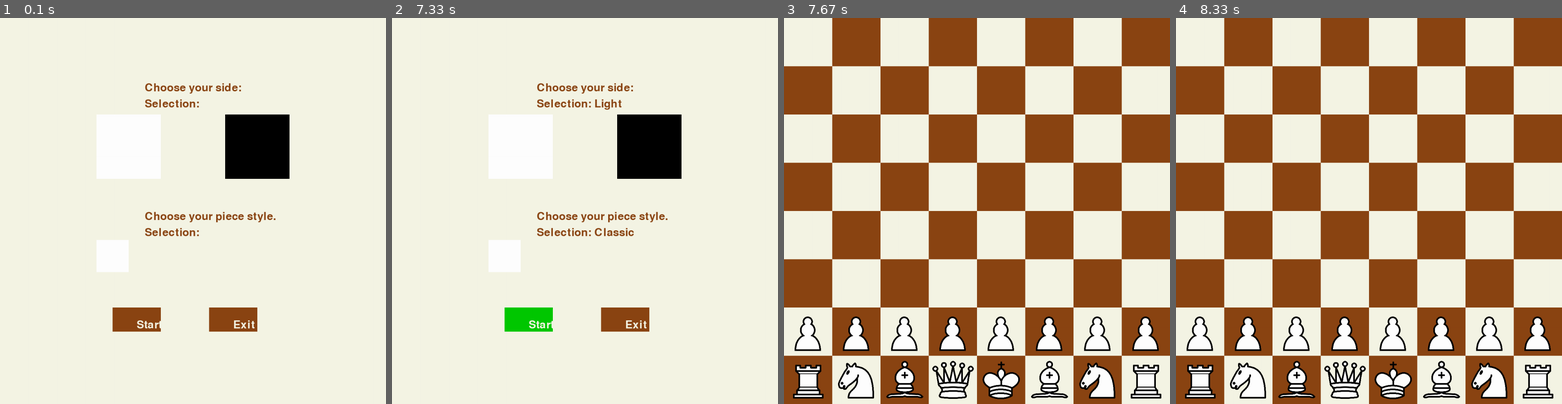
Above: before the commit, frames 1-4 (left to right).
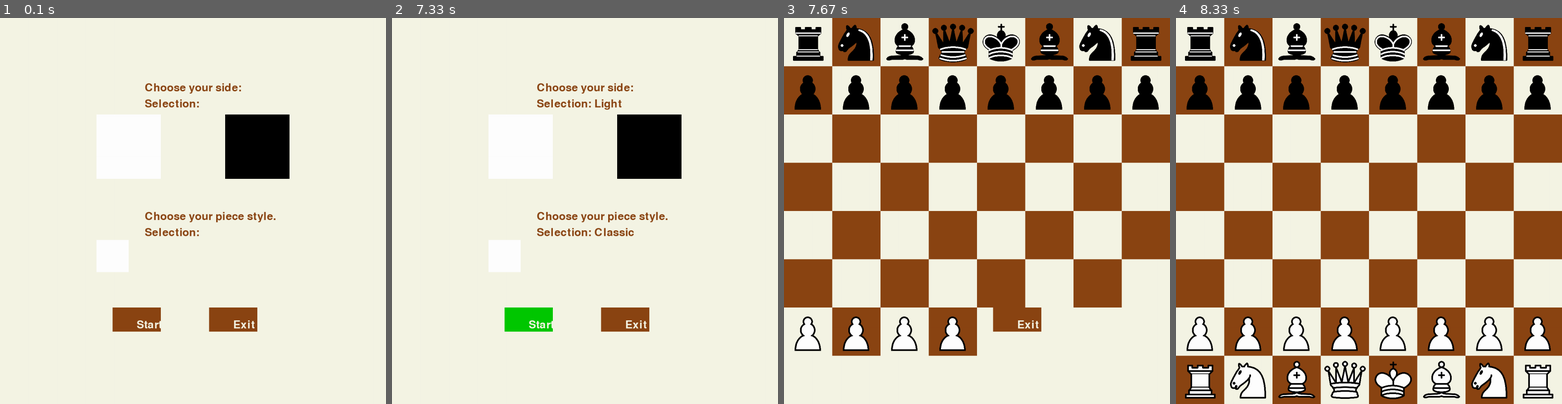
Above: after the commit, the same moments.

Repository: WilliamBayliss/Chess-Pygame
Game: pygame game, started from chess.py
The game is run twice, just before and just after one commit, with the same random seed, the same clock (stepped at 60 frames per second) and the same inputs.
Inputs (mouse positions are in pixels of both pictures, inside the frame that each line leads up to):
- Up to frame 1 (0.1 s): no input
- Up to frame 2 (7.33 s): click "Start" at 0.38 s; click (588, 238) at 0.72 s; click (492, 133) at 2.15 s; click (565, 311) at 2.48 s; click (530, 129) at 3.32 s; click (685, 176) at 3.65 s; click (666, 141) at 4.48 s; click (473, 137) at 4.82 s; click (500, 141) at 5.65 s; click (527, 322) at 5.98 s; click (469, 353) at 6.32 s; click (507, 241) at 6.65 s; click (546, 195) at 6.98 s; click "Start" at 7.32 s
- Up to frame 3 (7.67 s): no input
- Up to frame 4 (8.33 s): no input

Frames 1-2 are identical in both runs. In frame 3, 20% of the frame differs, in the area x 0-100%, y 1-100%; in frame 4, 7.5%.

Commit message:
Added enemy player creation and piece placement

Diff:
--- a/chess.py
+++ b/chess.py
@@ -52,7 +52,6 @@
 
         king = Piece(self, "King")
         pieces["King"].append(king)
-        print(pieces)
         return pieces
 
     def muster_armies(self, board):
@@ -352,8 +351,12 @@
 
 def main():
     player = start_menu()
+    enemy = Player("Dark" if player.colour == "Light" else "Light", player.style)
+
     board = Board()
+
     player.muster_armies(board)
+    enemy.muster_armies(board)
     board.draw_board()
     game()
 
